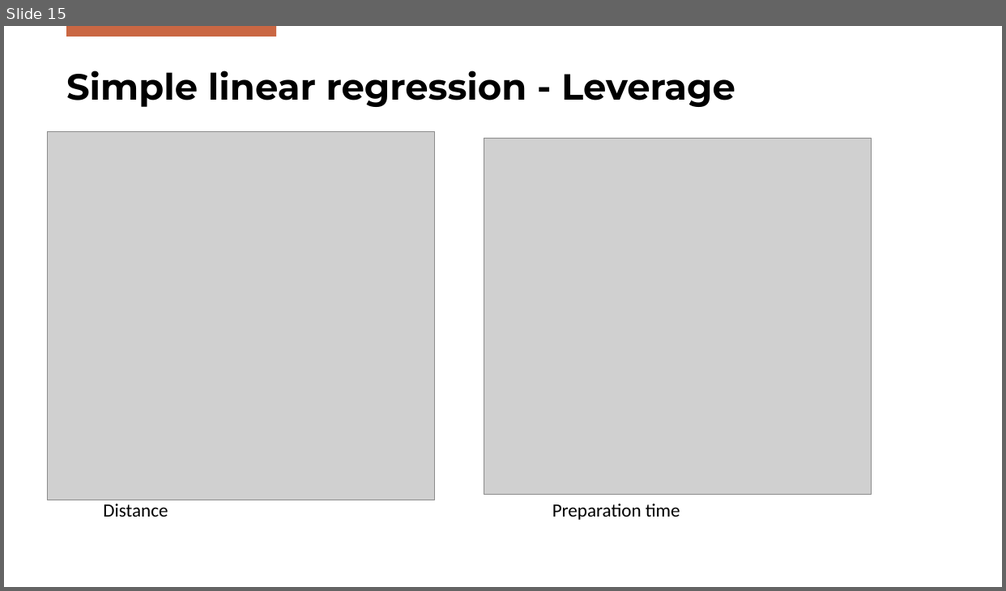
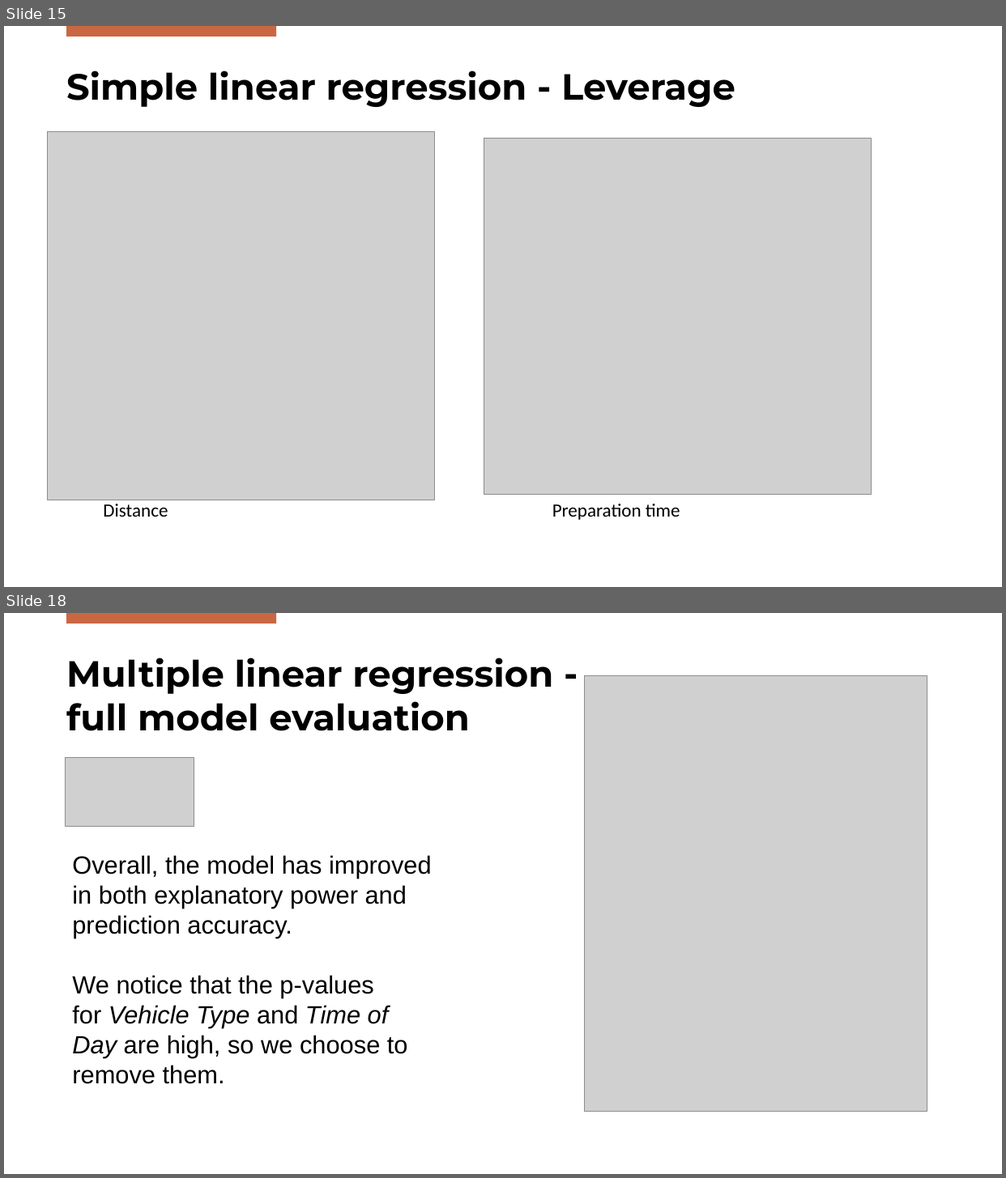
Before and after one commit to DanieleGotti/Food_Delivery_Time_Prediction, a slide deck: Presentazione_Gotti_Mazzoleni.pptx. Shown one above the other, each under a label of ours: slide 15 before the commit, slides 15 and 18 after it; the slides between them are not shown. The pictures are 1006x591 and 1006x1178 pixels, drawn with LibreOffice and Linux fonts; fonts in the diff are those of the drawing; grey boxes stand for pictures; background and template pictures are left out. Boxes give left, top, right and bottom in pixels: in the first picture for what was removed or moved away, otherwise in the second. Text is boxed around its words. In the diff, an @@ line names an element or a change of style, - is before the commit and + after.

```diff
--- a/Presentazione_Gotti_Mazzoleni.pptx
+++ b/Presentazione_Gotti_Mazzoleni.pptx
@@ slide 18 added at (4,613,1002,1174), background #FFFFFF; not listed: 1 template element that a slide beside it also shows @@
@@ title added at (66,658,553,731), 35 pt, text #000000, bold @@
+Multiple linear regression -
+full model evaluation
@@ picture added at (584,675,927,1112) @@
@@ picture added at (65,758,194,827) @@
@@ text added at (72,855,432,1084), 24 pt, text #000000 @@
+Overall, the model has improved in both explanatory power and prediction accuracy.
+We notice that the p-values for Vehicle Type and Time of Day are high, so we choose to remove them.
```
Also in this commit, not shown: 1 slide changed, 8 other slides added, 17 other files.
